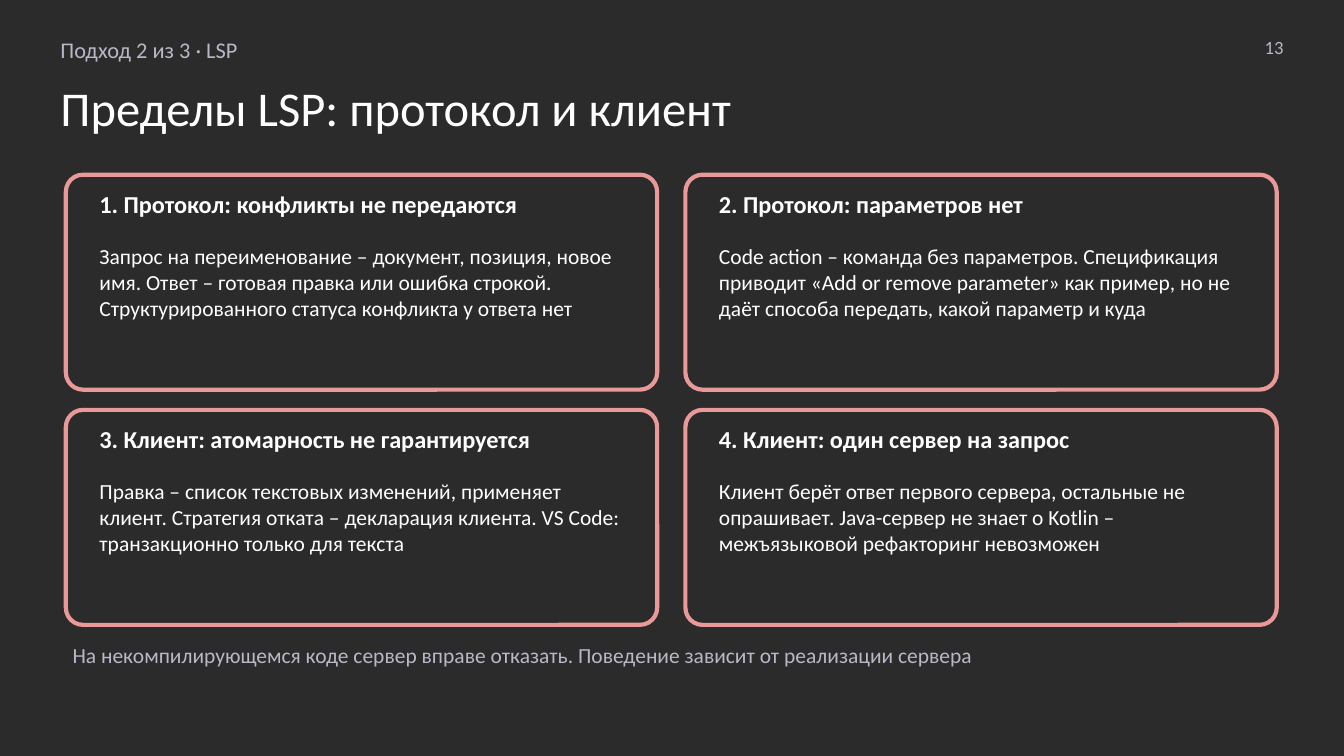
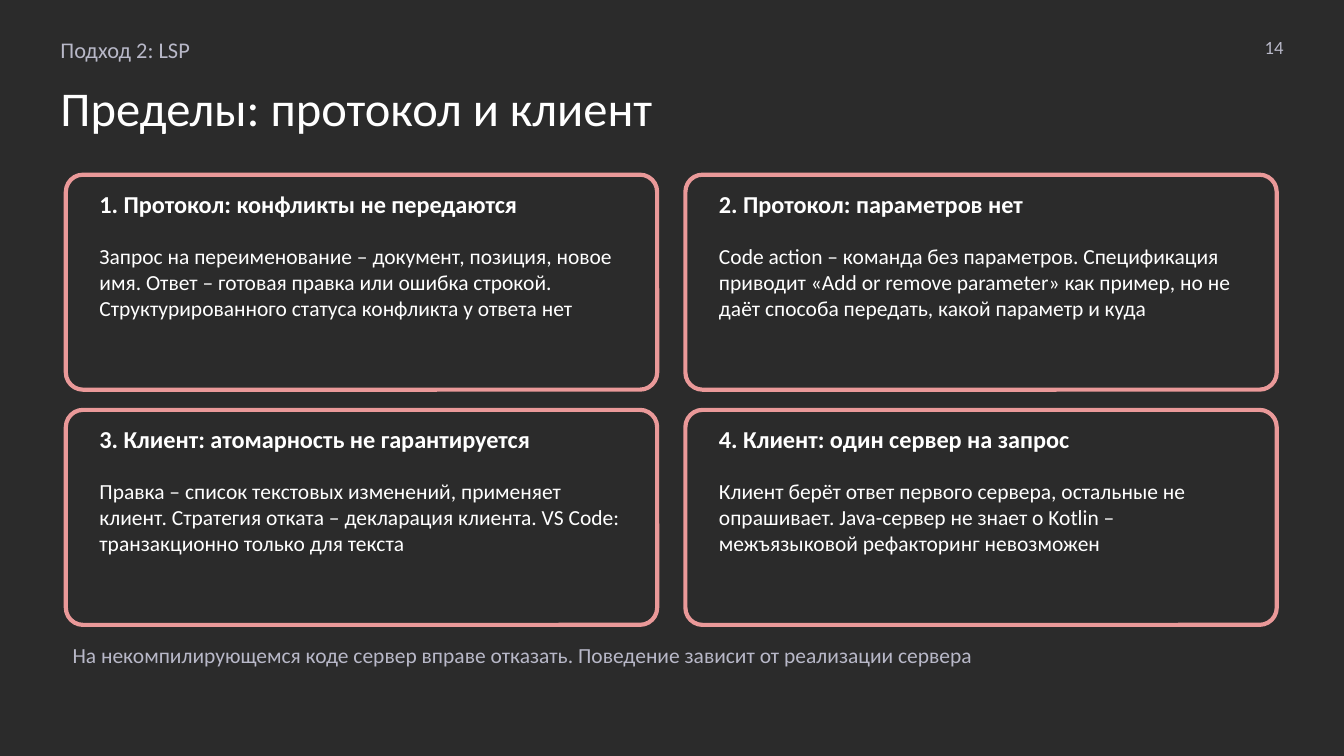
Before and after one commit to MchKosticyn/ide-refactoring-in-ai-agents, a slide deck: slide 14 of Доклад_ Рефакторинг в ИИ-агентах.pptx (slide 13 before the commit). Drawn at 1344x756 pixels with LibreOffice and Linux fonts; fonts in the diff are those of the drawing; background and template pictures are left out; a plain dark background stands for a picture behind light text. Boxes give left, top, right and bottom in pixels: in the first picture for what was removed or moved away, otherwise in the second. Text is boxed around its words. In the diff, an @@ line names an element or a change of style, - is before the commit and + after.

```diff
--- a/Доклад_ Рефакторинг в ИИ-агентах.pptx
+++ b/Доклад_ Рефакторинг в ИИ-агентах.pptx
@@ text at bbox=[60, 43, 190, 62]: text changed @@
-Подход 2 из 3 · LSP
+Подход 2: LSP
@@ text at bbox=[1265, 42, 1284, 54]: text changed @@
-13
+14
@@ text at bbox=[60, 95, 652, 134]: text changed @@
-Пределы LSP: протокол и клиент
+Пределы: протокол и клиент
```
Also in this commit, not shown: 22 other slides changed, 2 slides added, 4 slides removed, 2 other files.
